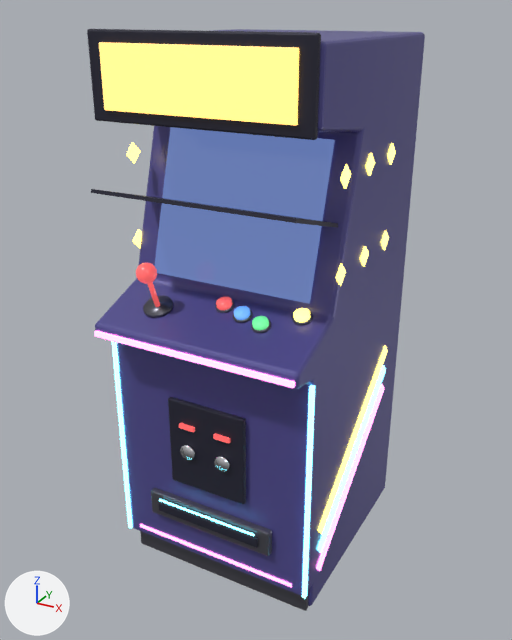
Two versions of the Blender file assets/arcade_cabinet/arcade_cabinet.blend, one commit apart.
One viewpoint serves both versions: a 50 mm camera at (1.14, -2.04, 1.99) aimed at (-0.01, 0.06, 0.94). The axes (+X, +Y, +Z) are drawn at lower left. The lights are the same throughout. The picture after the commit comes second.

The first picture shows 'Bezel', 'CabinetBody', 'CartSlotFrame', 'CoinDoor', 'KickPlate', 'Marquee', 'MarqueeFrame', 'PanelTrim', 'Screen', 'SideStripe1_1', 'SideStripe1_2', 'TMold1' and 27 more.
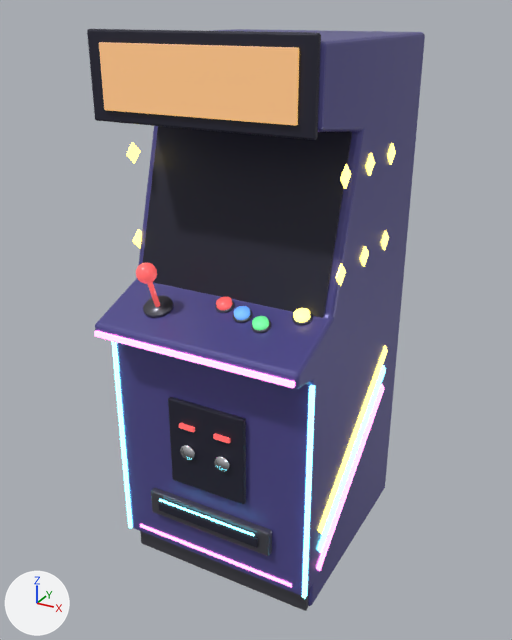
Commit message: chore: built arcade cabinet GLB [skip ci]

Where the change shows, as pixel boxes [x1, y1, x2, y2] in the pictures (512 x 640 px):
```json
{"object": "Bezel", "change": "reshaped", "before": [91, 189, 338, 227], "after": [143, 126, 352, 318]}
{"object": "Marquee", "change": "surface changed", "before": [99, 42, 299, 126], "after": [99, 42, 299, 126], "on screen": "darker"}
{"object": "Screen", "change": "unchanged, covered by the edit", "before": [154, 127, 335, 304]}
```

Edits to the scene script, one JSON object a line:
```json
{"op": "set", "path": "mat_marquee.emission_strength", "old": "2.0", "new": "0.8"}
{"block": "me_bezel", "where": "# used by ob_bezel; location = (0.0, -0.082, 1.391)"}
{"op": "remove", "block": "me_bezel", "code": "me_bezel.from_pydata(...)  # 8 vertices, 6 faces; spans x -0.35..0.35, y -0.3..0.3, z -0.094..0.094"}
{"op": "add", "block": "me_bezel", "code": "me_bezel.from_pydata(...)  # 8 vertices, 6 faces; spans x -0.35..0.35, y -0.094..0.094, z -0.3..0.3"}
{"block": "me_bezel", "change": "me_bezel part 1"}
{"op": "set", "path": "me_bezel.vertices[0].co", "old": "(-0.35, 0.297, -0.094)", "new": "(-0.35, -0.083, -0.3)"}
{"op": "set", "path": "me_bezel.vertices[1].co", "old": "(-0.35, -0.3, 0.083)", "new": "(-0.35, -0.094, -0.297)", "note": "pixel (90, 192) -> not seen"}
{"op": "set", "path": "me_bezel.vertices[2].co", "old": "(-0.35, 0.3, -0.083)", "new": "(-0.35, 0.094, 0.297)"}
{"op": "set", "path": "me_bezel.vertices[3].co", "old": "(-0.35, -0.297, 0.094)", "new": "(-0.35, 0.083, 0.3)", "note": "pixel (91, 188) -> not seen"}
{"op": "set", "path": "me_bezel.vertices[4].co", "old": "(0.35, 0.297, -0.094)", "new": "(0.35, -0.083, -0.3)"}
{"op": "set", "path": "me_bezel.vertices[5].co", "old": "(0.35, -0.3, 0.083)", "new": "(0.35, -0.094, -0.297)", "note": "pixel (295, 223) -> not seen"}
{"op": "set", "path": "me_bezel.vertices[6].co", "old": "(0.35, 0.3, -0.083)", "new": "(0.35, 0.094, 0.297)"}
{"op": "set", "path": "me_bezel.vertices[7].co", "old": "(0.35, -0.297, 0.094)", "new": "(0.35, 0.083, 0.3)", "note": "pixel (295, 218) -> not seen"}
```
